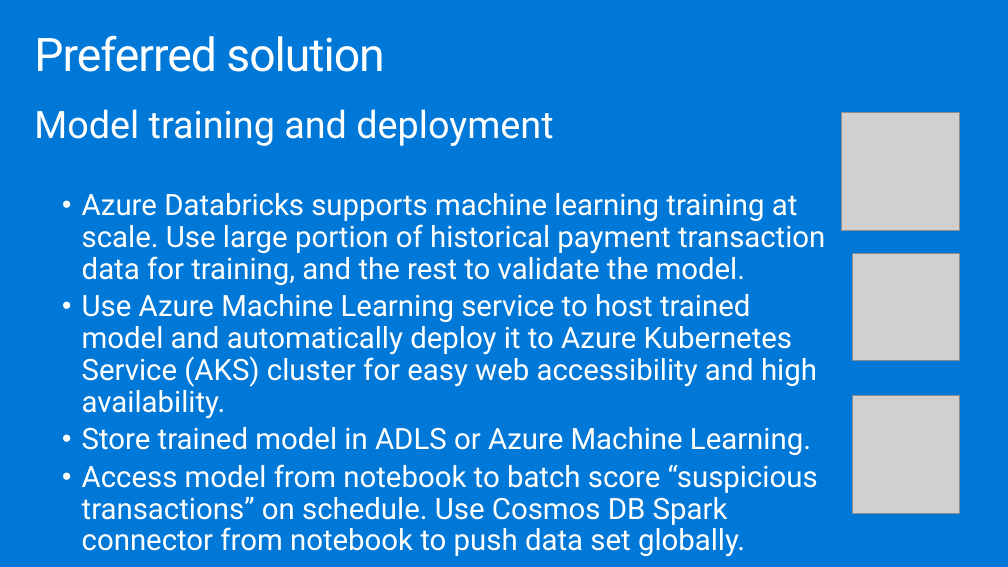
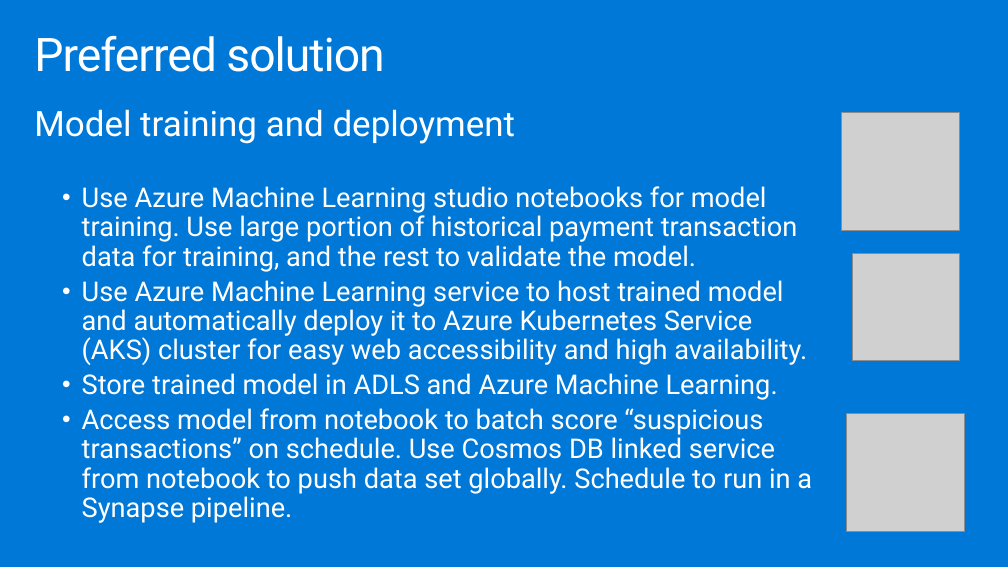
Before and after one commit to testjiho/innovative-fraud-detection, a slide deck: slide 25 of Whiteboard design session/WDS trainer presentation - Cosmos DB Real Time Advanced Analytics.pptx (slide 24 before the commit). Drawn at 1008x567 pixels with LibreOffice and Linux fonts; fonts in the diff are those of the drawing; grey boxes stand for pictures. Boxes give left, top, right and bottom in pixels: in the first picture for what was removed or moved away, otherwise in the second. Text is boxed around its words. In the diff, an @@ line names an element or a change of style, - is before the commit and + after.

```diff
--- a/Whiteboard design session/WDS trainer presentation - Cosmos DB Real Time Advanced Analytics.pptx
+++ b/Whiteboard design session/WDS trainer presentation - Cosmos DB Real Time Advanced Analytics.pptx
@@ text at [34, 109, 807, 365]: size 36 to 33.3 pt in "Model training and deployment"; size 28 to 25.9 pt in "Use Azure Machine Learning service to host ..." @@
@@ text at [82, 186, 797, 272]: text changed; size 28 to 25.9 pt @@
-  • Azure Databricks supports machine learning training at scale. Use large portion of historical payment transaction data for training, and the rest to validate the model.
+  • Use Azure Machine Learning studio notebooks for model training. Use large portion of historical payment transaction data for training, and the rest to validate the model.
@@ text at [82, 373, 812, 523]: text changed; size 28 to 25.9 pt @@
-  • Store trained model in ADLS or Azure Machine Learning.
-  • Access model from notebook to batch score “suspicious transactions” on schedule. Use Cosmos DB Spark connector from notebook to push data set globally.
+  • Store trained model in ADLS and Azure Machine Learning.
+  • Access model from notebook to batch score “suspicious transactions” on schedule. Use Cosmos DB linked service from notebook to push data set globally. Schedule to run in a Synapse pipeline.
@@ picture: place and size @@
-picture at [852, 395, 960, 513]
+picture at [847, 414, 965, 532]
```
Also in this commit, not shown: 7 other slides changed, 3 slides added, 3 slides removed, 1 other file.
